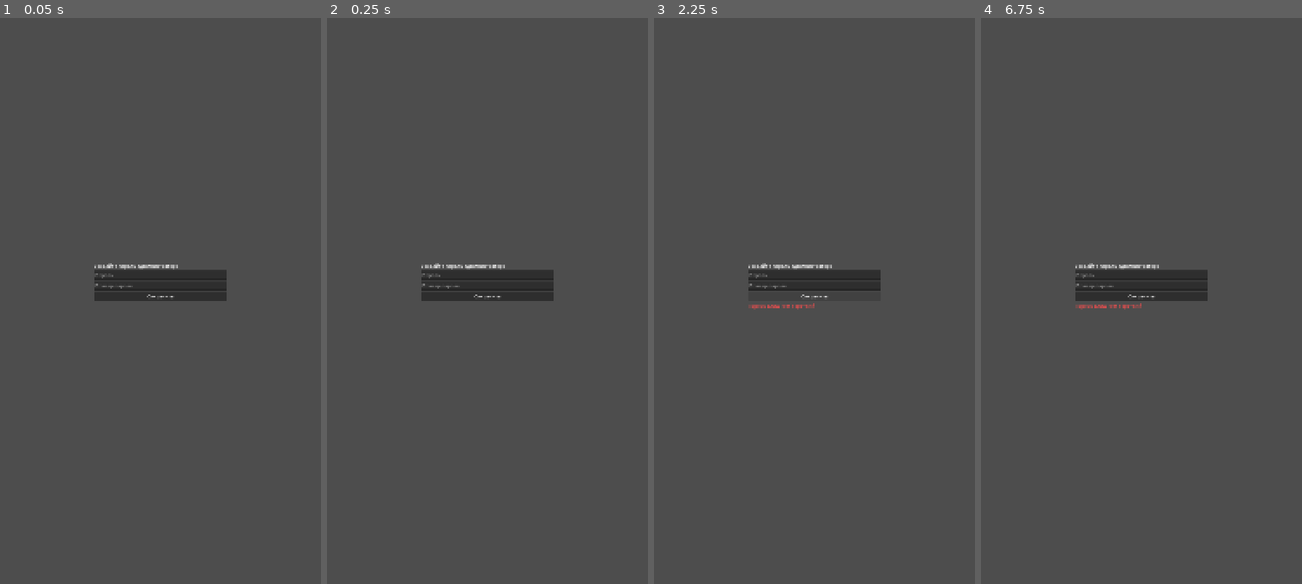
Above: before the commit, frames 1-4 (left to right).
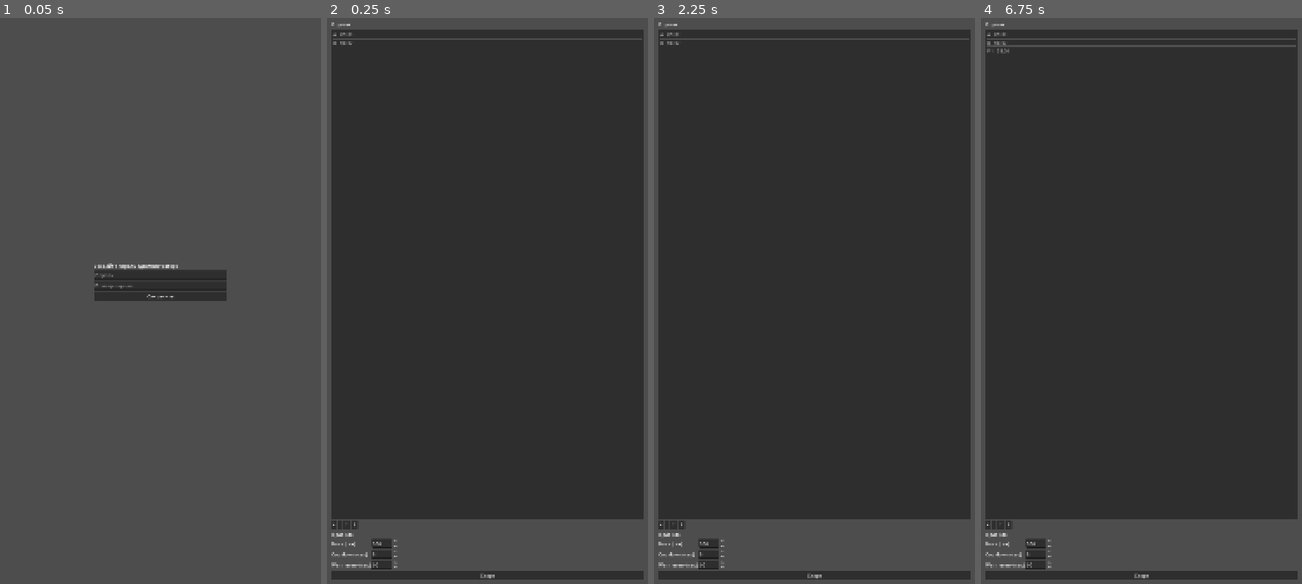
Above: after the commit, the same moments.

Repository: PhysicistLeon/turnboard-timebank
Game: Godot game, scene res://ui/Main.tscn
Same seed, same stepped clock (60 frames per second), same inputs: the game is played once before the commit and once after it.
Inputs (mouse positions are in pixels of both pictures, inside the frame that each line leads up to):
- Up to frame 1 (0.05 s): no input
- Up to frame 2 (0.25 s): no input
- Up to frame 3 (2.25 s): click (814, 572) at 0.5 s, where only the run after the commit has a clickable "Старт"; click (814, 572) at 1.25 s, where only the run after the commit has a clickable "Старт"; click (814, 295) at 2 s, where only the run before the commit has a clickable "Сохранить"
- Up to frame 4 (6.75 s): click (987, 527) at 2.75 s, where only the run after the commit has a clickable "+"; click (993, 527) at 3.5 s, where only the run after the commit has a clickable "-"; click (1000, 527) at 4.25 s, where only the run after the commit has a clickable "↑"; click (1009, 527) at 5 s, where only the run after the commit has a clickable "↓"; click (1141, 295) at 5.75 s, where only the run before the commit has a clickable "Сохранить"; click (987, 527) at 6.5 s, where only the run after the commit has a clickable "+"

Frame 1 is identical in both runs. In frame 2, 84% of the frame differs, in the area x 1-99%, y 0-100%; in frame 3, 84%; in frame 4, 83%.
Error before the commit: Parse Error: Invalid operands "AudioStreamMP3" and "Error" for "==" operator. (res://infra/SoundService.gd:21)
Error after the commit: Invalid call. Nonexistent function 'append_line' in base 'Logger'. (res://autoload/GameController.gd:76)

Commit message:
Fix SoundService loader API usage and Reducer strict typing

Diff:
--- a/domain/Reducer.gd
+++ b/domain/Reducer.gd
@@ -93,8 +93,8 @@
 			s.bank_ms[s.current] = last.bank_after_ms
 
 		Const.EV_ADMIN_EDIT:
-			var et := ev.get("edit_type", "")
-			var p := ev.get("payload", {})
+			var et: String = String(ev.get("edit_type", ""))
+			var p: Dictionary = ev.get("payload", {})
 			match et:
 				"set_bank":
 					var name := String(p["name"])
--- a/infra/SoundService.gd
+++ b/infra/SoundService.gd
@@ -14,23 +14,14 @@
 	player.play()
 
 func load_audio_from_path(path_or_uri: String) -> AudioStream:
-	var lower := path_or_uri.to_lower()
+	var lower: String = path_or_uri.to_lower()
 	if lower.ends_with(".mp3"):
-		var s := AudioStreamMP3.new()
-		var err := s.load_from_file(path_or_uri)
-		if err == OK:
-			return s
-		return null
+		var s: AudioStreamMP3 = AudioStreamMP3.load_from_file(path_or_uri)
+		return s
 	if lower.ends_with(".ogg"):
-		var s2 := AudioStreamOggVorbis.new()
-		var err2 := s2.load_from_file(path_or_uri)
-		if err2 == OK:
-			return s2
-		return null
+		var s2: AudioStreamOggVorbis = AudioStreamOggVorbis.load_from_file(path_or_uri)
+		return s2
 	if lower.ends_with(".wav"):
-		var s3 := AudioStreamWAV.new()
-		var err3 := s3.load_from_file(path_or_uri)
-		if err3 == OK:
-			return s3
-		return null
+		var s3: AudioStreamWAV = AudioStreamWAV.load_from_file(path_or_uri)
+		return s3
 	return null
